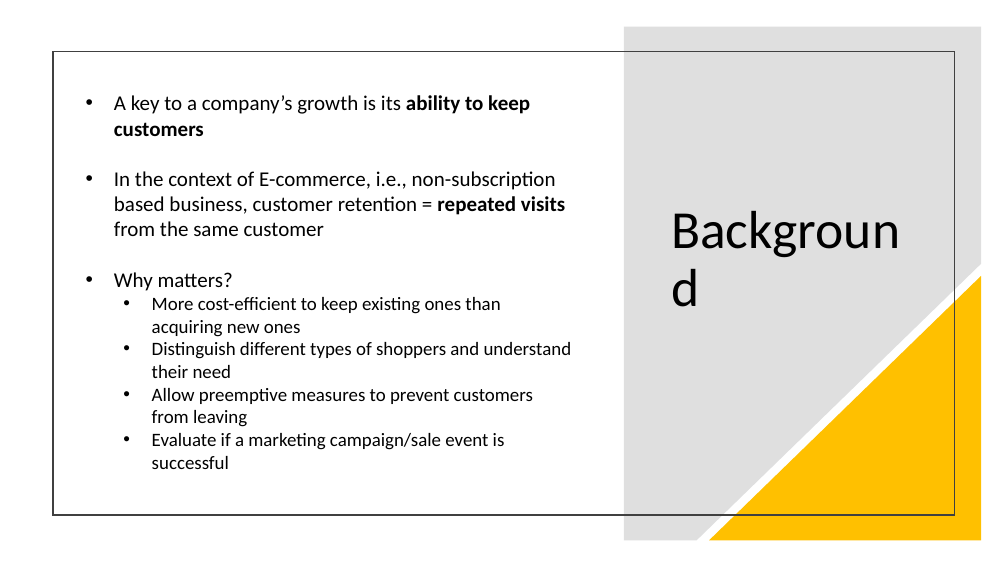
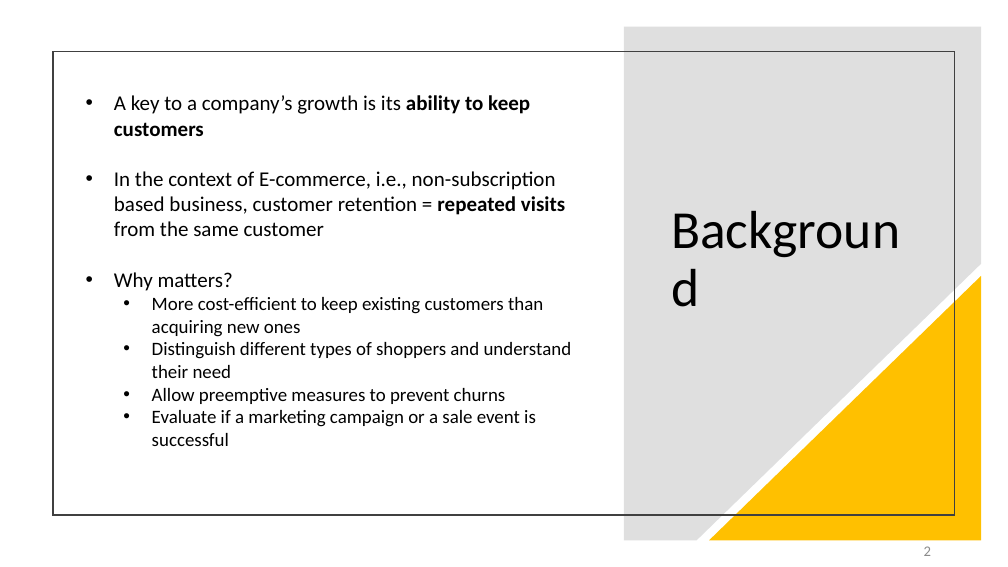
Before and after one commit to yz-joy/user-retention, a slide deck: slide 3 of CustomerRetentionPrediction.pptx (slide 2 before the commit). Drawn at 1008x567 pixels with LibreOffice and Linux fonts; fonts in the diff are those of the drawing. Boxes give left, top, right and bottom in pixels: in the first picture for what was removed or moved away, otherwise in the second. Text is boxed around its words. In the diff, an @@ line names an element or a change of style, - is before the commit and + after.

```diff
--- a/CustomerRetentionPrediction.pptx
+++ b/CustomerRetentionPrediction.pptx
@@ text at bbox=[152, 297, 543, 337]: text changed @@
-  • More cost-efficient to keep existing ones than acquiring new ones
+  • More cost-efficient to keep existing customers than acquiring new ones
@@ text at bbox=[152, 388, 536, 446]: text changed @@
-  • Allow preemptive measures to prevent customers from leaving
-  • Evaluate if a marketing campaign/sale event is successful
+  • Allow preemptive measures to prevent churns
+  • Evaluate if a marketing campaign or a sale event is successful
@@ page number added at bbox=[924, 546, 931, 556], 14 pt, text #8C8C8C @@
+2
```
Also in this commit, not shown: 29 other slides changed, 11 slides added, 1 slide removed, 11 other files.
